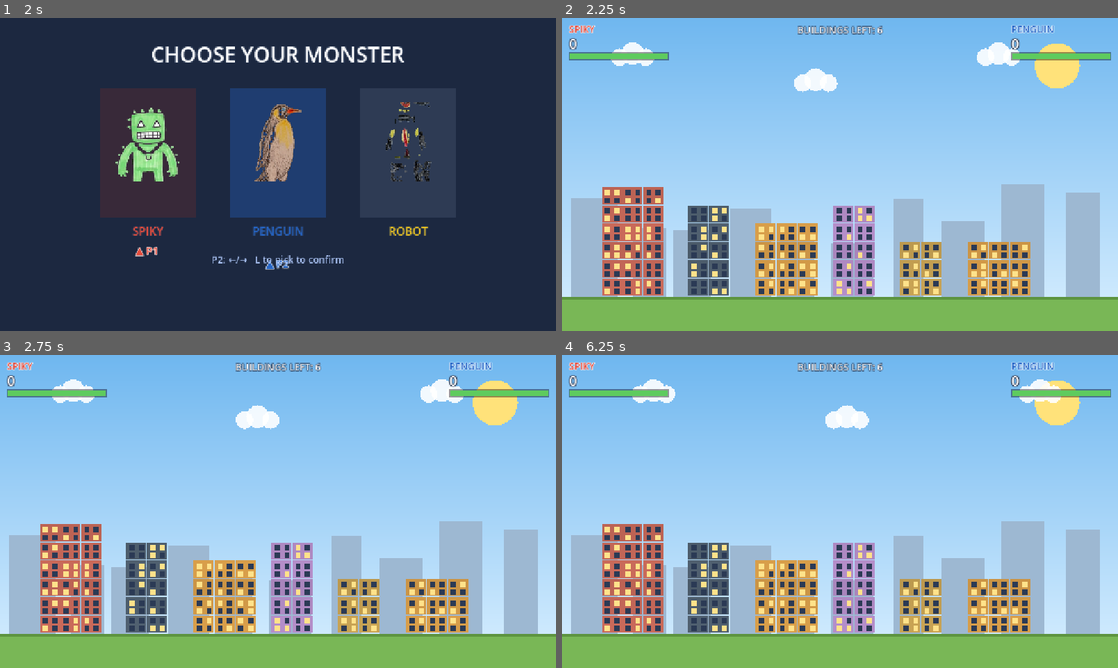
Above: before the commit, frames 1-4 (two rows, left to right).
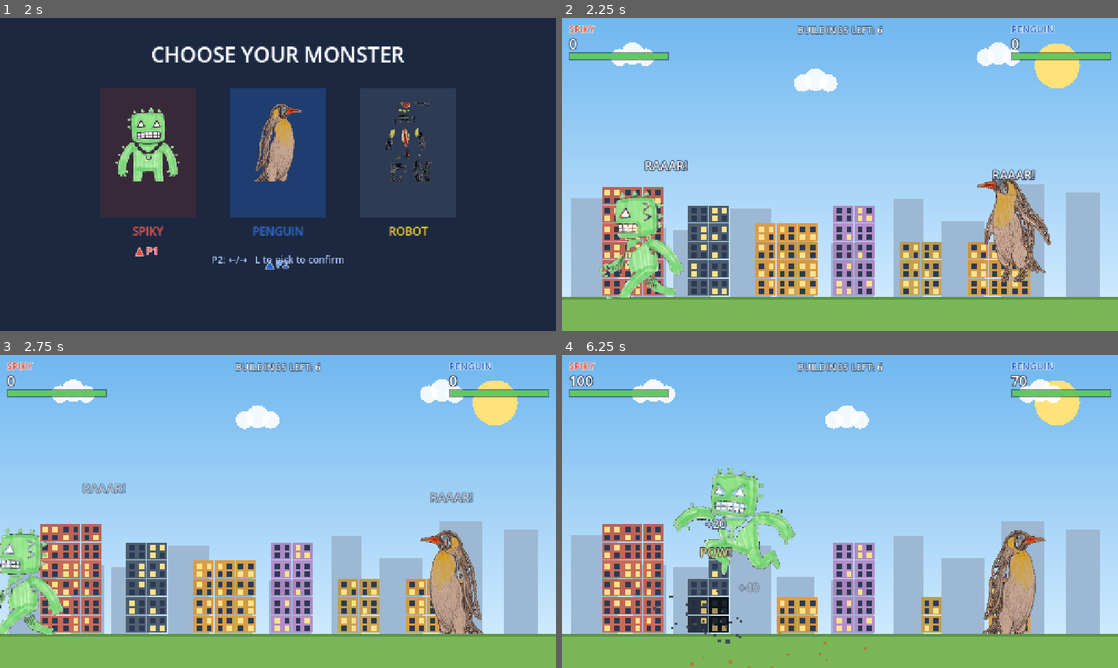
Above: after the commit, the same moments.

Repository: wilker16/evanGame
Game: Godot game, scene res://scenes/Main.tscn
The game is run twice, just before and just after one commit, with the same random seed, the same clock (stepped at 60 frames per second) and the same inputs.
Inputs:
- Up to frame 1 (2 s): tap Enter (ui_accept) at 0.5, 1.25 s; hold D (p1_right) from 0.53 s (still down); tap S (p1_duck) at 0.6 s; tap W (p1_jump) at 0.77, 1.52 s; tap F (p1_punch) at 1.35 s
- Up to frame 2 (2.25 s): tap Enter (ui_accept) at 2 s; release D (p1_right) at 2.03 s; hold A (p1_left) from 2.03 s (still down); tap Down (p2_duck) at 2.1 s
- Up to frame 3 (2.75 s): keep holding A (p1_left)
- Up to frame 4 (6.25 s): release A (p1_left) at 2.78 s; hold D (p1_right) 2.78-4.28 s; tap Left (p2_left) at 2.85 s; tap W (p1_jump) at 3.02, 3.77, 4.52, 6.02 s; tap L (p2_punch) at 3.6 s; hold A (p1_left) 4.28-5.03 s; tap Right (p2_right) at 4.35 s; hold D (p1_right) 5.03-5.78 s; tap S (p1_duck) at 5.1 s; hold A (p1_left) from 5.78 s (still down); tap F (p1_punch) at 5.85 s

Frame 1 is identical in both runs. In frame 2, 5.0% of the frame differs, in the area x 6-88%, y 45-90%; in frame 3, 4.8%; in frame 4, 9.8%, in the area x 1-87%, y 6-100%.
Error before the commit: Parse Error: Cannot infer the type of "ppath" variable because the value doesn't have a set type. (res://scripts/monster.gd:60)

Commit message:
Fix GDScript type inference for pose loop variable
In GDScript 4.x, iterating an untyped Array yields Variant, so := cannot
infer the type of variables built from the loop variable. Explicitly type
the loop variable as String and the path variable as String.

Co-Authored-By: Claude Sonnet 4.6 <noreply@anthropic.com>
Claude-Session: https://claude.ai/code/session_01FwEGVqtBjhbHvqa9CgcyMt

Diff:
--- a/scripts/monster.gd
+++ b/scripts/monster.gd
@@ -56,8 +56,8 @@
 
 	# Try to load per-pose sprites (e.g. "spiky_stand.png", "spiky_walk.png" …)
 	var char_id := p_name.to_lower()
-	for pname in ["stand", "walk", "punch", "crouch", "jump", "hurt"]:
-		var ppath := "res://art/" + char_id + "_" + pname + ".png"
+	for pname: String in ["stand", "walk", "punch", "crouch", "jump", "hurt"]:
+		var ppath: String = "res://art/" + char_id + "_" + pname + ".png"
 		if ResourceLoader.exists(ppath):
 			var ptex := load(ppath) as Texture2D
 			if ptex:
